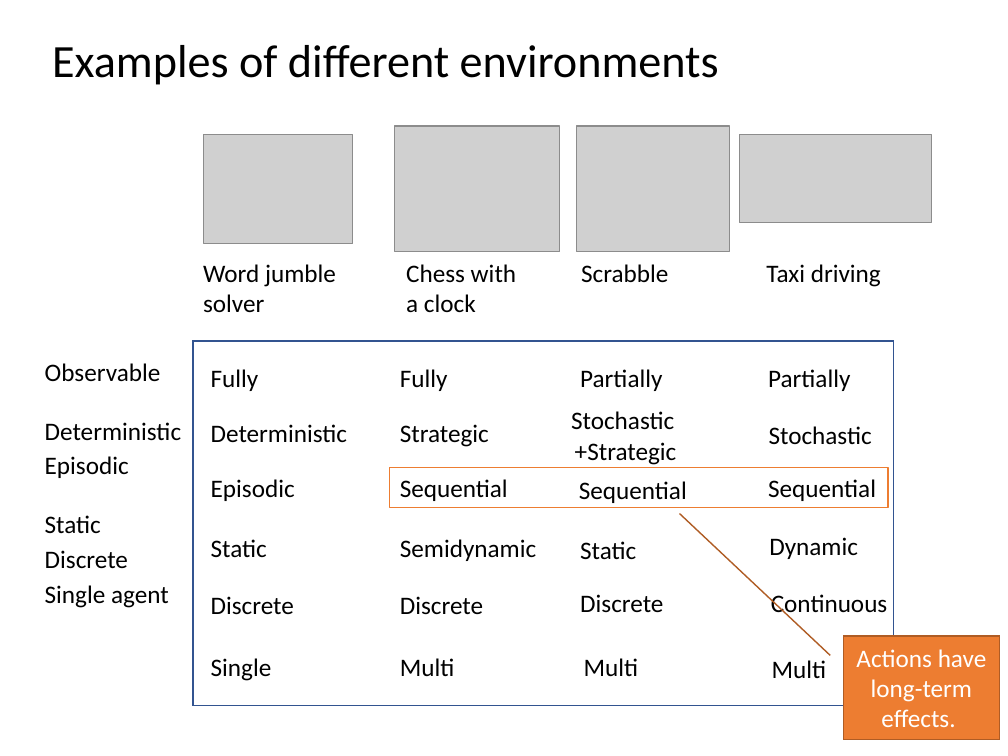
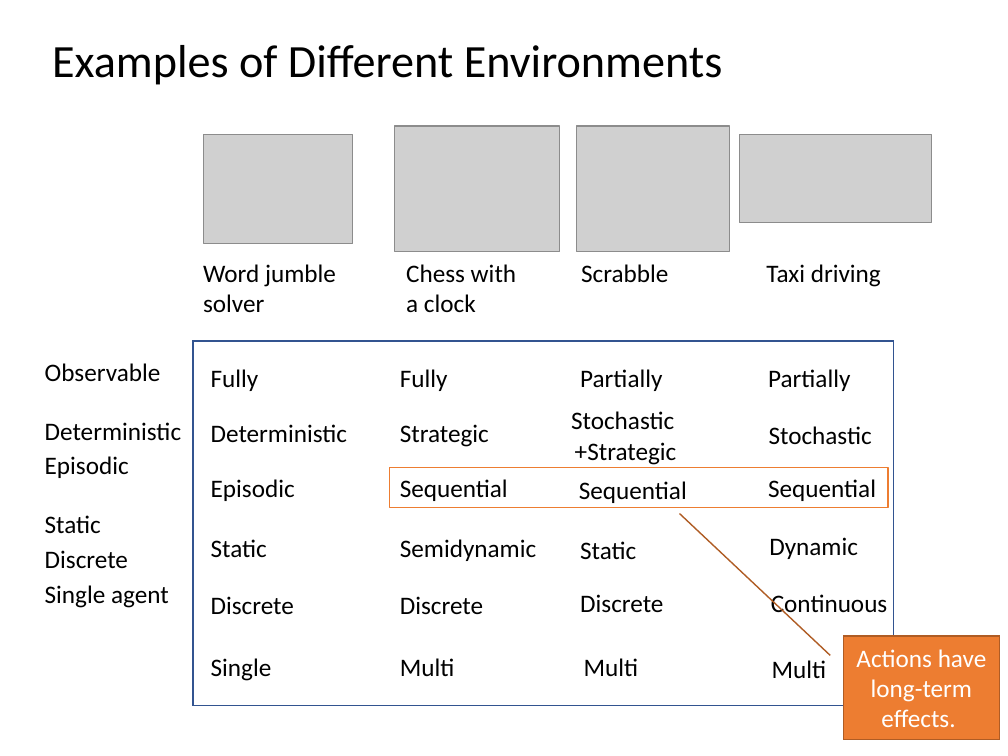
Before and after one commit to mhahsler/CS7320-AI, a slide deck: slide 17 of slides/02_agents.pptx (slide 13 before the commit). Drawn at 1008x756 pixels with LibreOffice and Linux fonts; fonts in the diff are those of the drawing; grey boxes stand for pictures. Boxes give left, top, right and bottom in pixels: in the first picture for what was removed or moved away, otherwise in the second. Text is boxed around its words. In the diff, an @@ line names an element or a change of style, - is before the commit and + after.

```diff
--- a/slides/02_agents.pptx
+++ b/slides/02_agents.pptx
@@ title at [52,45,723,85]: text changed @@
-Examples of different environments
+Examples of Different Environments
```
Also in this commit, not shown: 23 other slides changed, 5 slides added, 1 other file.
